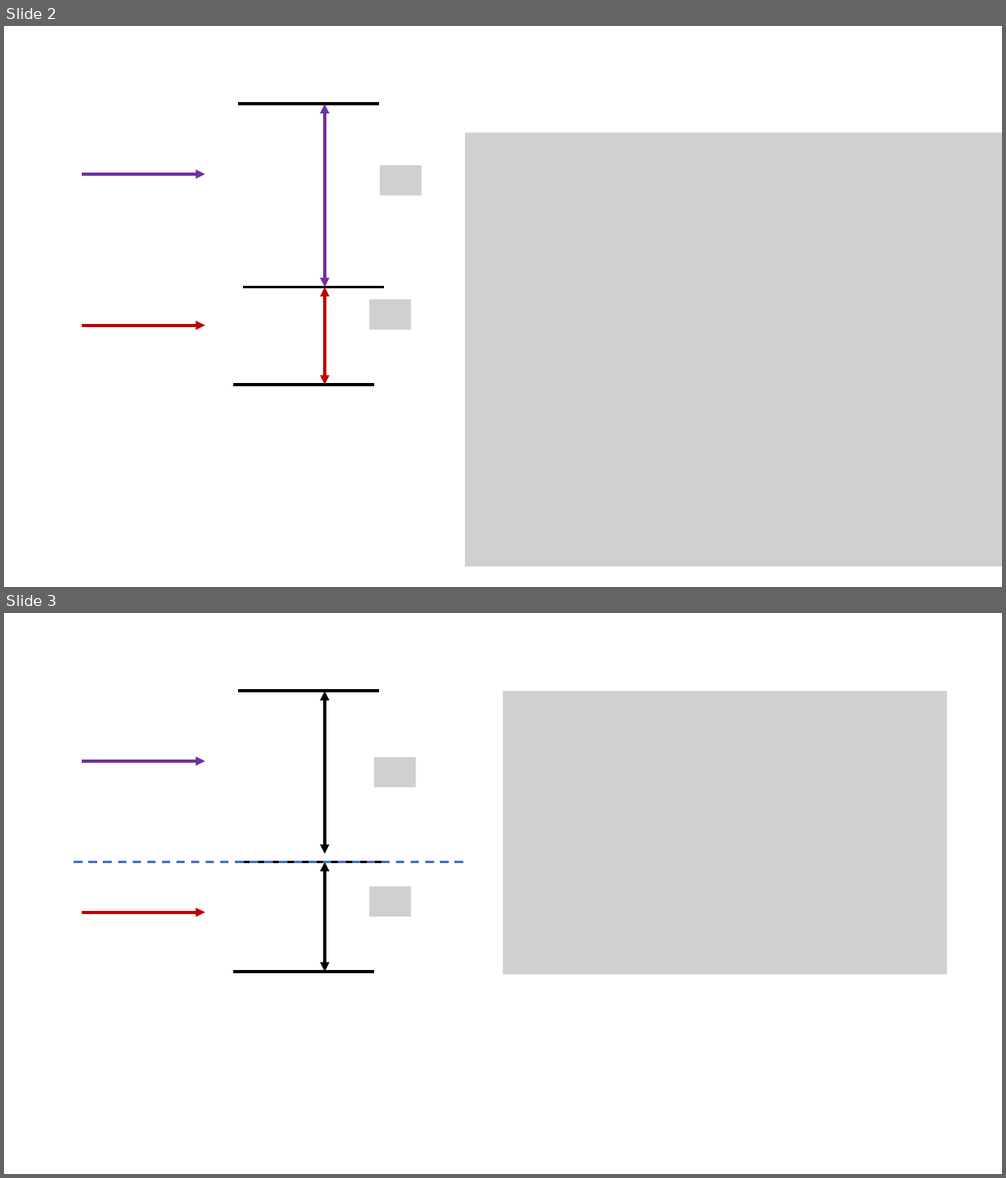
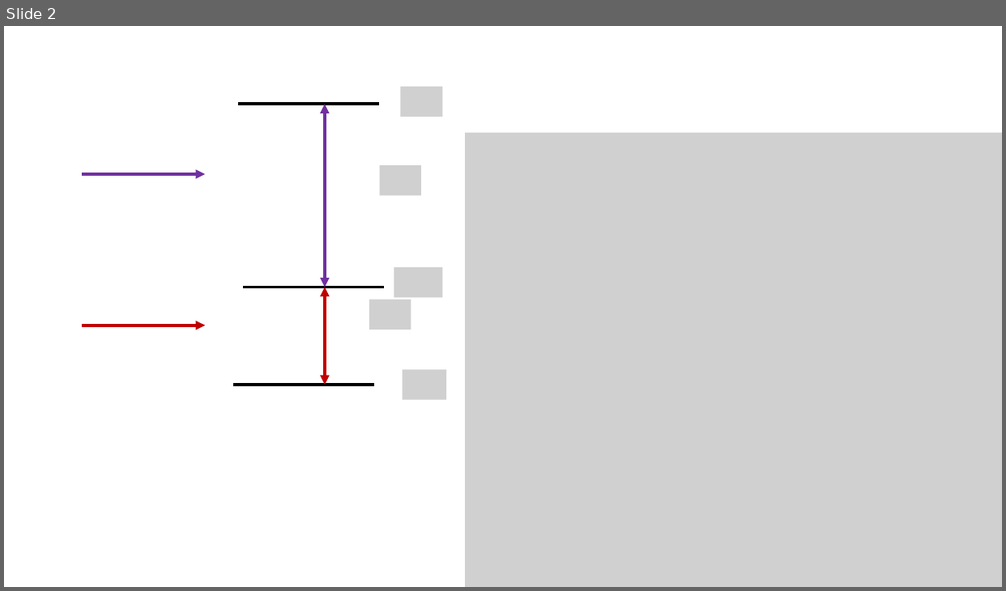
Before and after one commit to youjieyu888/circular-waveguide, a slide deck: absorption/enhancement.pptx. Shown one above the other, each under a label of ours: slides 2 and 3 before the commit, slide 2 after it. The pictures are 1006x1178 and 1006x591 pixels, drawn with LibreOffice and Linux fonts; fonts in the diff are those of the drawing; grey boxes stand for pictures. Boxes give left, top, right and bottom in pixels: in the first picture for what was removed or moved away, otherwise in the second. Text is boxed around its words. In the diff, an @@ line names an element or a change of style, - is before the commit and + after.

```diff
--- a/absorption/enhancement.pptx
+++ b/absorption/enhancement.pptx
@@ slide 3 removed at bbox=[4, 613, 1002, 1174], background #FFFFFF @@
@@ line removed from (238, 691) to (379, 691) @@
@@ double arrow removed from (325, 691) to (325, 854) @@
@@ picture removed at bbox=[503, 691, 948, 974] @@
@@ picture removed at bbox=[374, 757, 415, 787] @@
@@ arrow removed from (82, 761) to (206, 761) @@
@@ line removed from (74, 862) to (464, 862) @@
@@ line removed from (244, 862) to (384, 862) @@
@@ double arrow removed from (325, 862) to (325, 972) @@
@@ picture removed at bbox=[369, 886, 411, 916] @@
@@ arrow removed from (82, 913) to (206, 913) @@
@@ line removed from (234, 972) to (374, 972) @@
@@ slide 2 changed as well @@
@@ picture added at bbox=[401, 87, 443, 117] @@
@@ picture: place and size @@
-picture at bbox=[465, 132, 1002, 566]
+picture at bbox=[465, 132, 1002, 587]
@@ picture added at bbox=[394, 268, 443, 297] @@
@@ picture added at bbox=[403, 369, 446, 399] @@
```
Also in this commit, not shown: 1 other slide changed, 2 slides added, 1 other slide removed, 3 other files.
